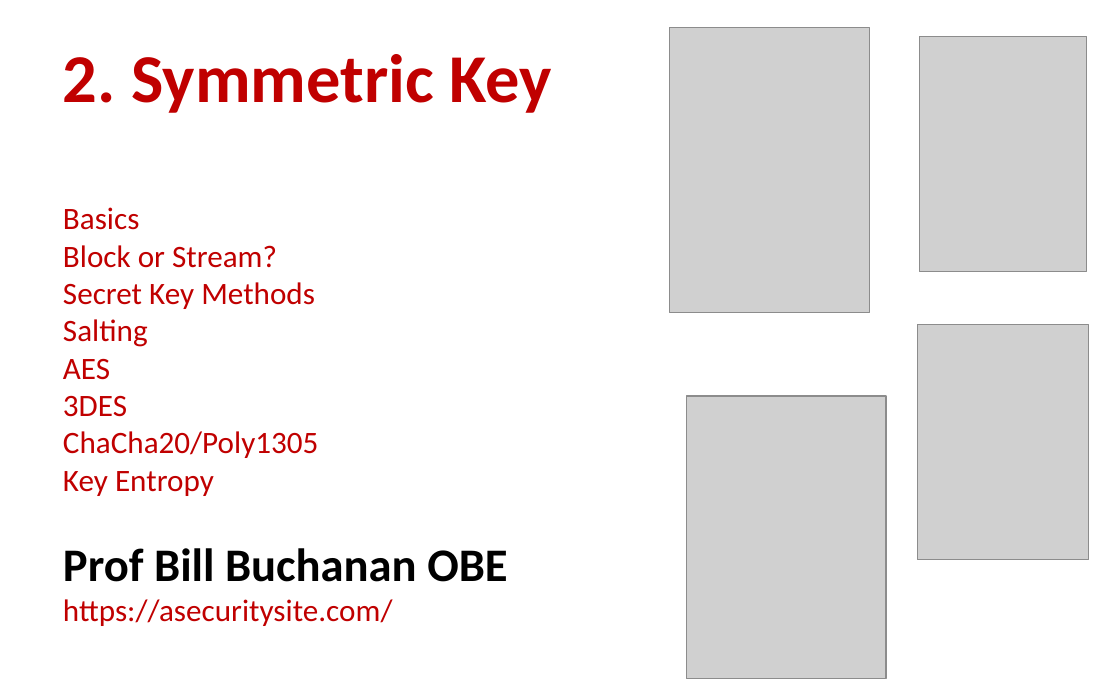
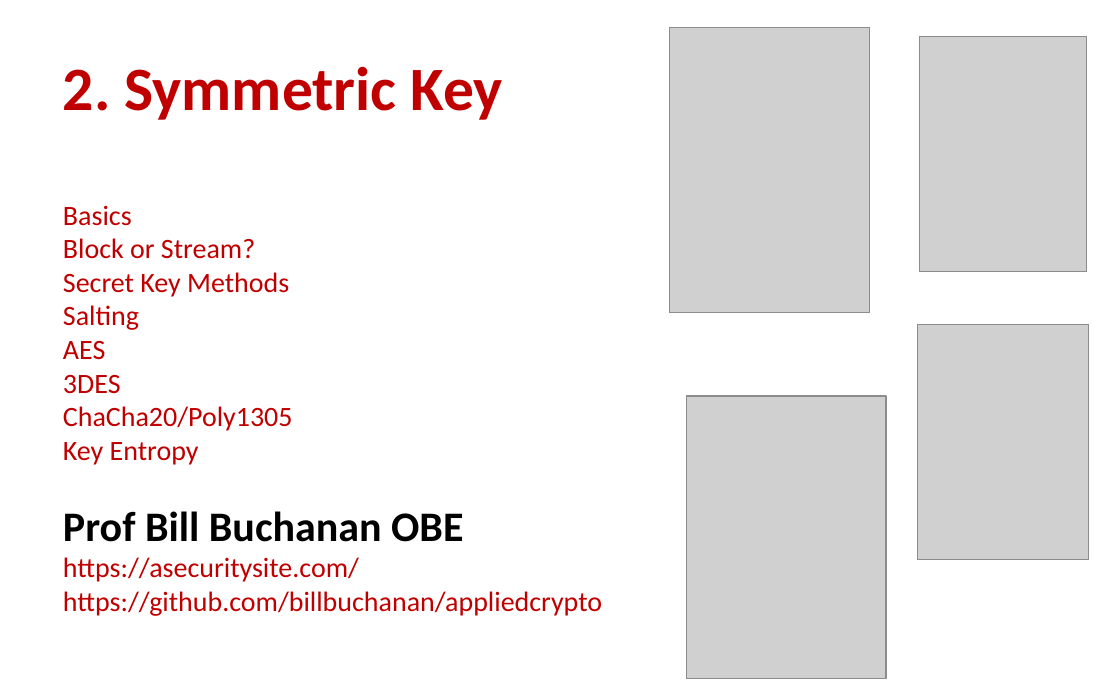
Before and after one commit to billbuchanan/appliedcrypto, a slide deck: slide 8 of unit00_introduction/unit01_introduction.pptx (slide 9 before the commit). Drawn at 1120x700 pixels with LibreOffice and Linux fonts; fonts in the diff are those of the drawing; grey boxes stand for pictures. Boxes give left, top, right and bottom in pixels: in the first picture for what was removed or moved away, otherwise in the second. Text is boxed around its words. In the diff, an @@ line names an element or a change of style, - is before the commit and + after.

```diff
--- a/unit00_introduction/unit01_introduction.pptx
+++ b/unit00_introduction/unit01_introduction.pptx
@@ title at (63, 66, 503, 393): size 44 to 39.6 pt in "2. Symmetric Key"; size 20 to 18 pt in "Basics Block or Stream? Secret Key Methods ..." @@
@@ title at (63, 406, 602, 616): text changed; size 20 to 18 pt @@
-ChaCha20/Poly1305
-Key Entropy
-Prof Bill Buchanan OBE
-https://asecuritysite.com/
+ChaCha20/Poly1305
+Key Entropy
+Prof Bill Buchanan OBE
+https://asecuritysite.com/
+https://github.com/billbuchanan/appliedcrypto
```
Also in this commit, not shown: 12 other slides changed, 1 slide added, 1 slide removed, 5 other files.
